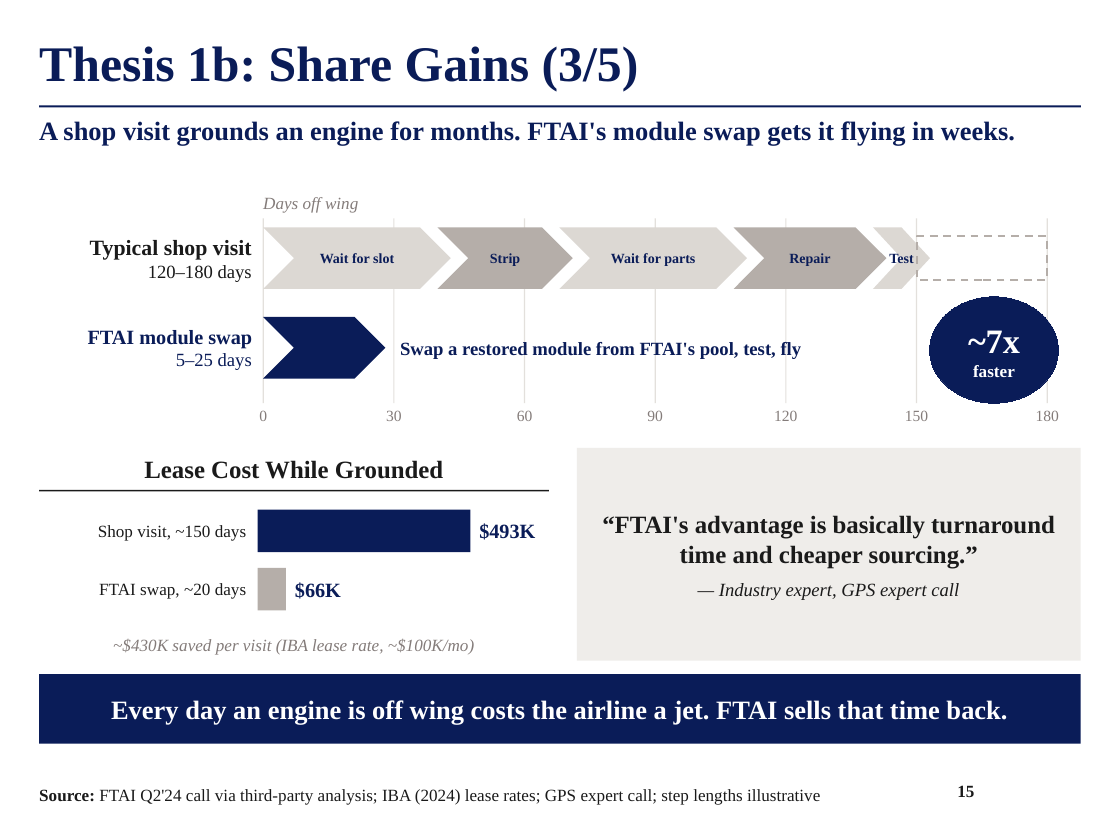
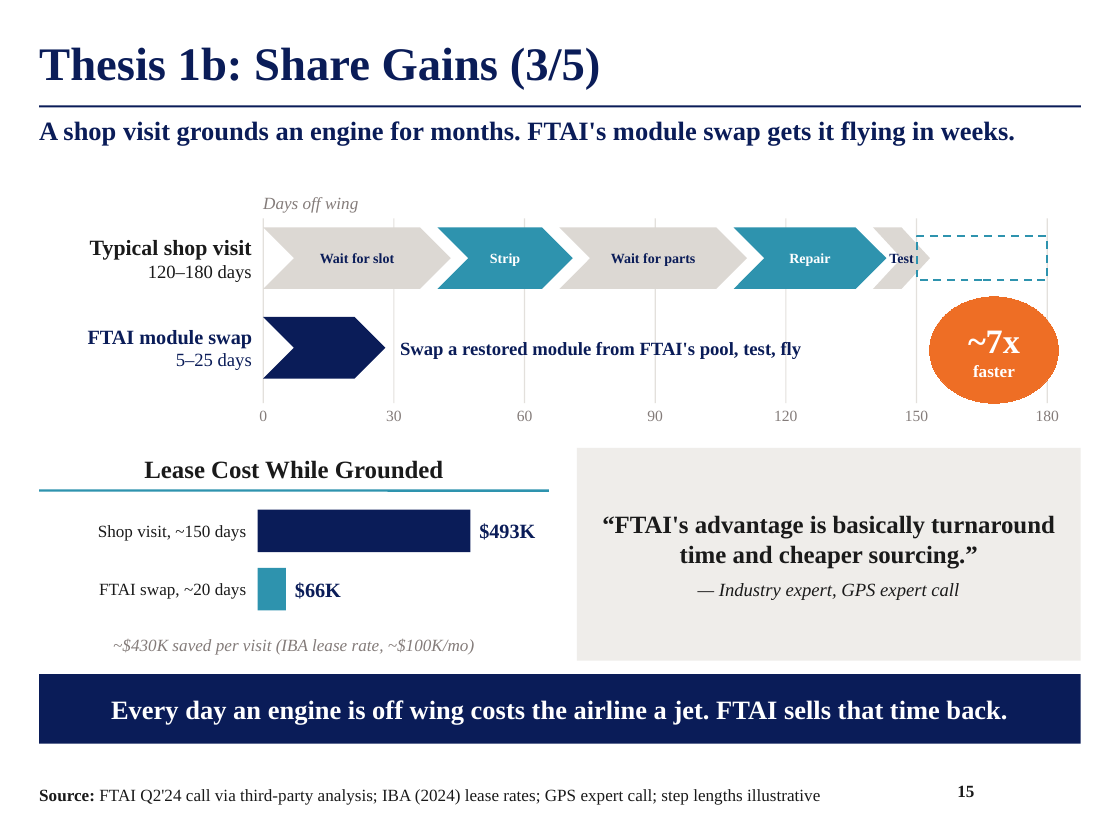
Before and after one commit to maxlsmls-dot/SPOT, a slide deck: slide 15 of deck/FTAI_Long_Pitch.pptx. Drawn at 1120x840 pixels with LibreOffice and Linux fonts; fonts in the diff are those of the drawing; background and template pictures are left out. Boxes give left, top, right and bottom in pixels: in the first picture for what was removed or moved away, otherwise in the second. Text is boxed around its words. In the diff, an @@ line names an element or a change of style, - is before the commit and + after.

```diff
--- a/deck/FTAI_Long_Pitch.pptx
+++ b/deck/FTAI_Long_Pitch.pptx
@@ title "Thesis 1b: Share Gains (3/5)" at (x1=39, y1=47, x2=601, y2=90): size 32 to 30 pt @@
@@ chevron "Strip" at (x1=438, y1=227, x2=573, y2=289): text colour #0A1C58 to #FFFFFF; fill #B5AEA9 to #2E93AE @@
@@ chevron "Repair" at (x1=734, y1=227, x2=886, y2=289): text colour #0A1C58 to #FFFFFF; fill #B5AEA9 to #2E93AE @@
@@ rectangle at (x1=916, y1=236, x2=1047, y2=280): outline #B5AEA9 1.25 pt dashed to #2E93AE 1.25 pt dashed @@
@@ ellipse "~7x" at (x1=930, y1=297, x2=1058, y2=403): fill #0A1C58 to #EE6E25; outline #0A1C58 0.75 pt to #EE6E25 0.75 pt @@
@@ line (39, 491) - (549, 491): stroke #1A1A1A 1 pt to #2E93AE 1.5 pt @@
@@ rectangle at (x1=258, y1=568, x2=286, y2=610): fill #B5AEA9 to #2E93AE @@
```
Also in this commit, not shown: 34 other slides changed, 2 other files.
